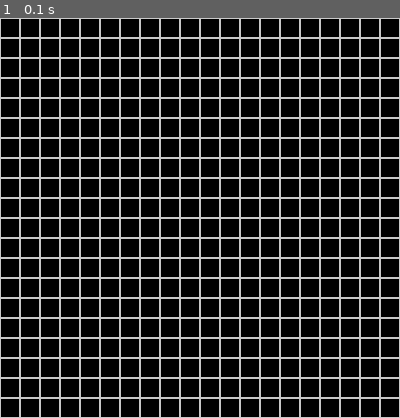
Above: before the commit, frame 1.
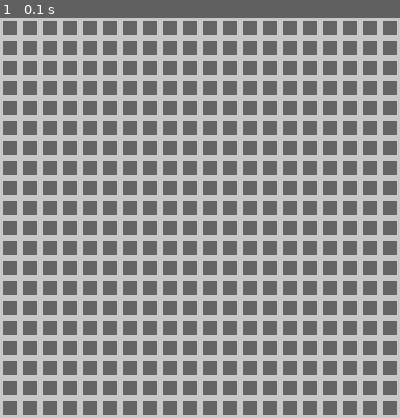
Above: after the commit, the same moment.

Repository: Jorgelzn/Terrarium
Game: pygame game, started from tests/pygame/grid.py
The game is run twice, just before and just after one commit, with the same random seed, the same clock (stepped at 60 frames per second) and the same inputs.
Inputs:
- Up to frame 1 (0.1 s): no input

The runs differ from the first frame. In frame 1, 81% of the frame differs, in the area x 0-100%, y 0-100%.

Commit message:
horizons

Diff:
--- a/tests/pygame/grid.py
+++ b/tests/pygame/grid.py
@@ -10,7 +10,7 @@
 WINDOW_SIZE = (WINDOW_WIDTH, WINDOW_HEIGHT)
 
 SCREEN = pygame.display.set_mode(WINDOW_SIZE)
-
+SCREEN.fill((100, 100, 100))
 zoom = 2
 display = pygame.Surface((int(WINDOW_SIZE[0] / zoom), int(WINDOW_SIZE[1] / zoom)))
 
@@ -20,7 +20,7 @@
     for x in range(0, WINDOW_WIDTH, block_size):
         for y in range(0, WINDOW_HEIGHT, block_size):
             rect = pygame.Rect(x, y, block_size, block_size)
-            pygame.draw.rect(SCREEN, (200, 200, 200), rect, 1)
+            pygame.draw.rect(SCREEN, (200, 200, 200), rect, 3)
 
 def quit():
     for event in pygame.event.get():
--- a/tests/test_env.py
+++ b/tests/test_env.py
@@ -3,5 +3,14 @@
 from pettingzoo.test import parallel_api_test
 
 if __name__ == "__main__":
-    env = terrarium_v0.parallel_env(x=2, y=2)
+    env = terrarium_v0.parallel_env(render_mode="human")
     parallel_api_test(env, num_cycles=1_000_000)
+
+    observations, infos = env.reset()
+
+    while env.agents:
+        # this is where you would insert your policy
+        actions = {agent: env.action_space(agent).sample() for agent in env.agents}
+
+        observations, rewards, terminations, truncations, infos = env.step(actions)
+    env.close()
